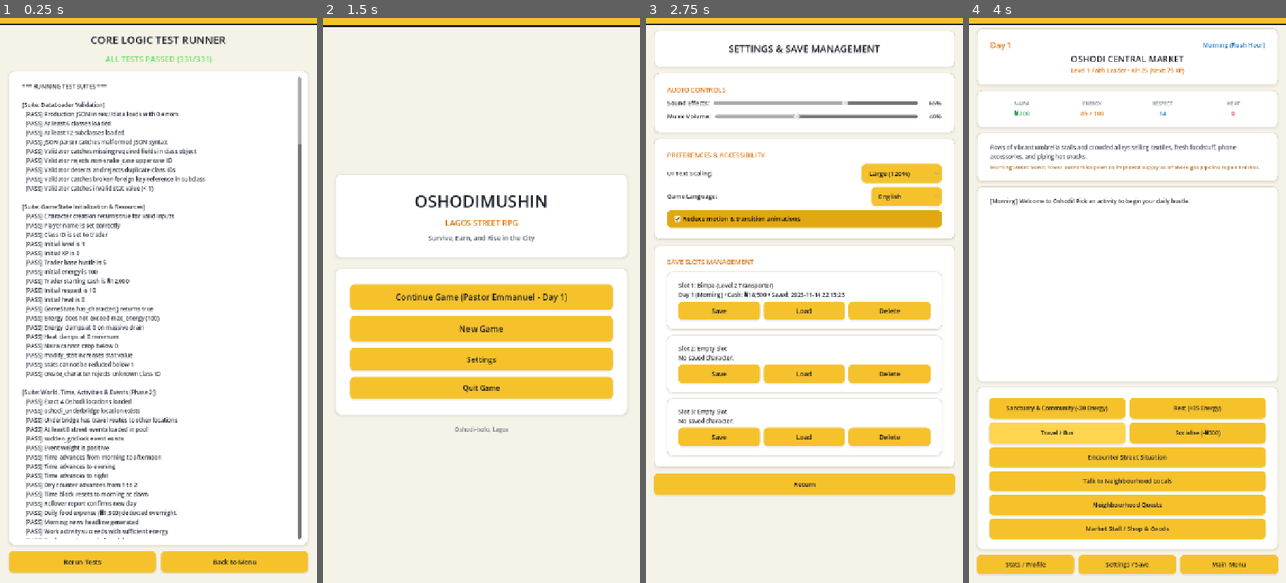
Above: before the commit, frames 1-4 (left to right).
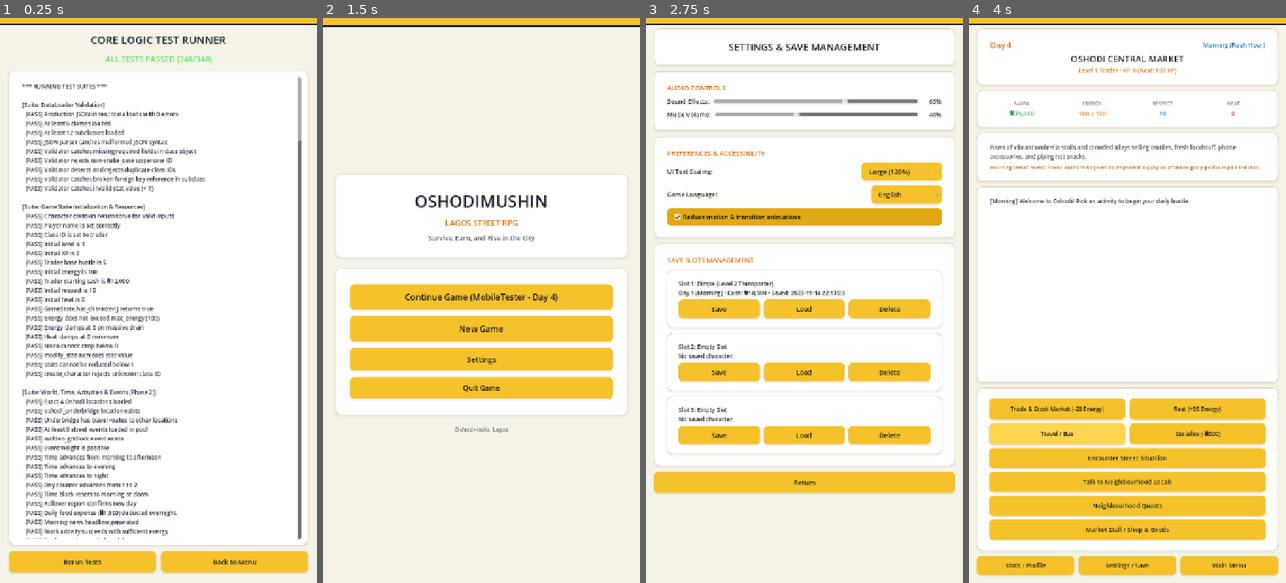
Above: after the commit, the same moments.

Repository: kidkingstrange/oshodi
Game: Godot game, scene res://tests/test_runner.tscn
Same seed, same stepped clock (60 frames per second), same inputs: the game is played once before the commit and once after it. This scene is started directly instead of the project's main scene.
Inputs:
- Up to frame 1 (0.25 s): no input
- Up to frame 2 (1.5 s): click "Rerun Tests" at 0.5 s; click "Back to Menu" at 1.25 s
- Up to frame 3 (2.75 s): click "Settings" at 2 s
- Up to frame 4 (4 s): click "Return" at 2.75 s; click "Travel / Bus" at 3.5 s

The runs differ from the first frame. In frame 1, less than 0.1% of the frame differs, in the area x 58-96%, y 6-23%; in frame 2, 0.5%; in frame 3, 12%, in the area x 2-98%, y 1-85%; in frame 4, 5.3%.
Error before the commit: Invalid access to property or key 'theme_override_colors' on a base object of type 'Label'. (res://scripts/ui/settings_screen.gd:134)
Error after the commit: Invalid access to property or key 'theme_override_colors' on a base object of type 'Label'. (res://scripts/ui/settings_screen.gd:137)

Commit message:
phase8: implement Android mobile platform support, safe area handling, back navigation, export presets, and 348 passing tests

Diff:
--- a/project.godot
+++ b/project.godot
@@ -29,6 +29,7 @@
 SoundManager="*res://scripts/autoload/sound_manager.gd"
 EventBus="*res://scripts/autoload/event_bus.gd"
 Monetization="*res://scripts/autoload/monetization.gd"
+MobileManager="*res://scripts/autoload/mobile_manager.gd"
 
 [display]
 
@@ -44,6 +45,11 @@
 
 theme/custom="res://assets/themes/vibrant_theme.tres"
 
+[input_devices]
+
+pointing/emulate_touch_from_mouse=true
+pointing/emulate_mouse_from_touch=true
+
 [rendering]
 
 renderer/rendering_method="gl_compatibility"
--- /dev/null
+++ b/scripts/autoload/mobile_manager.gd
@@ -0,0 +1,135 @@
+extends Node
+
+## MobileManager
+## Autoload singleton managing Android mobile platform features:
+## - Hardware/gesture Back button navigation and modal dismissal.
+## - App lifecycle (backgrounding, pause/resume, autosave on pause).
+## - Safe-area margins for notch cutouts and gesture pill navigation.
+## - Responsive touch target validation.
+
+signal back_pressed()
+signal safe_area_changed(margins: Dictionary)
+
+## Stack of active overlay modals or dialogs (topmost receives back first).
+var _modal_stack: Array[Node] = []
+
+func _ready() -> void:
+	process_mode = Node.PROCESS_MODE_ALWAYS
+
+func _notification(what: int) -> void:
+	match what:
+		NOTIFICATION_WM_GO_BACK_REQUEST:
+			handle_back_action()
+		NOTIFICATION_APPLICATION_PAUSED:
+			_on_application_paused()
+		NOTIFICATION_APPLICATION_RESUMED:
+			_on_application_resumed()
+		NOTIFICATION_WM_WINDOW_FOCUS_OUT:
+			_on_focus_lost()
+
+func _unhandled_input(event: InputEvent) -> void:
+	if event is InputEventKey and event.pressed and not event.echo:
+		if event.keycode == KEY_BACK:
+			handle_back_action()
+			get_viewport().set_input_as_handled()
+
+## Handles Android system back button or escape key.
+## First dismisses any open modal in the modal stack.
+## If no modal is open, delegates back to the active scene.
+func handle_back_action() -> void:
+	back_pressed.emit()
+
+	# 1. Check modal stack
+	while _modal_stack.size() > 0:
+		var top_modal = _modal_stack.pop_back()
+		if is_instance_valid(top_modal) and top_modal.visible:
+			if top_modal is AcceptDialog:
+				top_modal.hide()
+			elif top_modal.has_method("close"):
+				top_modal.call("close")
+			else:
+				top_modal.visible = false
+			return
+
+	# 2. Check current scene navigation
+	var current_scene = get_tree().current_scene
+	if not current_scene:
+		return
+
+	var scene_path = current_scene.scene_file_path
+	if scene_path.ends_with("main_menu.tscn"):
+		# On main menu, ask to confirm exit or minimize app
+		if OS.get_name() == "Android":
+			# On Android, allow OS to handle app exit/minimize
+			pass
+	elif scene_path.ends_with("hub_screen.tscn"):
+		# In hub screen, save and prompt or return to main menu
+		if current_scene.has_method("on_back_pressed"):
+			current_scene.call("on_back_pressed")
+		else:
+			SaveSystem.save_autosave()
+			get_tree().change_scene_to_file("res://scenes/main_menu.tscn")
+	elif scene_path.ends_with("character_creation.tscn") or scene_path.ends_with("settings_screen.tscn"):
+		# Secondary screens return cleanly to main menu
+		get_tree().change_scene_to_file("res://scenes/main_menu.tscn")
+	elif scene_path.ends_with("style_guide.tscn"):
+		get_tree().change_scene_to_file("res://scenes/main_menu.tscn")
+
+## Registers a modal dialog to receive priority dismissal on Back press.
+func push_modal(modal_node: Node) -> void:
+	if is_instance_valid(modal_node) and not _modal_stack.has(modal_node):
+		_modal_stack.append(modal_node)
+
+## Removes a modal dialog from the back stack when closed normally.
+func pop_modal(modal_node: Node) -> void:
+	_modal_stack.erase(modal_node)
+
+## Returns safe area margins (top, bottom, left, right) in design pixels.
+## Adapts for display cutouts (camera notches) and gesture navigation pills.
+func get_safe_area_margins() -> Dictionary:
+	var screen_rect = DisplayServer.get_display_safe_area()
+	var screen_size = DisplayServer.screen_get_size()
+
+	if screen_size.x <= 0 or screen_size.y <= 0:
+		# Fallback standard margins for desktop testing
+		return {"top": 0, "bottom": 0, "left": 0, "right": 0}
+
+	var window_size = get_viewport().get_visible_rect().size
+	var scale_x = window_size.x / float(screen_size.x)
+	var scale_y = window_size.y / float(screen_size.y)
+
+	var top = int(screen_rect.position.y * scale_y)
+	var bottom = int((screen_size.y - (screen_rect.position.y + screen_rect.size.y)) * scale_y)
+	var left = int(screen_rect.position.x * scale_x)
+	var right = int((screen_size.x - (screen_rect.position.x + screen_rect.size.x)) * scale_x)
+
+	return {
+		"top": maxi(0, top),
+		"bottom": maxi(0, bottom),
+		"left": maxi(0, left),
+		"right": maxi(0, right)
+	}
+
+## Applies safe-area padding automatically to a MarginContainer root.
+func apply_safe_area_to_margin(margin_container: MarginContainer, base_top: int = 16, base_bottom: int = 16) -> void:
+	if not is_instance_valid(margin_container):
+		return
+	var safe = get_safe_area_margins()
+	margin_container.add_theme_constant_override("margin_top", base_top + safe.top)
+	margin_container.add_theme_constant_override("margin_bottom", base_bottom + safe.bottom)
+	if safe.left > 0:
+		margin_container.add_theme_constant_override("margin_left", safe.left)
+	if safe.right > 0:
+		margin_container.add_theme_constant_override("margin_right", safe.right)
+
+func _on_application_paused() -> void:
+	# Trigger seamless autosave on app backgrounding
+	if GameState.has_character():
+		SaveSystem.save_autosave()
+
+func _on_application_resumed() -> void:
+	pass
+
+func _on_focus_lost() -> void:
+	if GameState.has_character():
+		SaveSystem.save_autosave()
--- a/scripts/autoload/save_system.gd
+++ b/scripts/autoload/save_system.gd
@@ -121,6 +121,30 @@
 func has_autosave() -> bool:
 	return FileAccess.file_exists(_get_autosave_path())
 
+## Returns metadata preview for the autosave file
+func get_autosave_metadata() -> Dictionary:
+	var path = _get_autosave_path()
+	if not FileAccess.file_exists(path):
+		return { "is_empty": true }
+
+	var raw = _read_json_file(path)
+	if raw.is_empty():
+		return { "is_empty": true, "corrupted": true }
+
+	var state_data = raw.get("game_state", {})
+	return {
+		"is_empty": false,
+		"player_name": state_data.get("player_name", "Unknown"),
+		"class_id": state_data.get("class_id", "trader"),
+		"subclass_id": state_data.get("subclass_id", ""),
+		"level": int(state_data.get("level", 1)),
+		"day": int(state_data.get("day", 1)),
+		"time_block": state_data.get("time_block", "morning"),
+		"naira": int(state_data.get("resources", {}).get("naira", 0)),
+		"timestamp": raw.get("timestamp", ""),
+		"save_version": int(raw.get("save_version", 1))
+	}
+
 ## Migrates old save versions forward to CURRENT_SAVE_VERSION
 func migrate_save(data: Dictionary) -> Dictionary:
 	var ver = int(data.get("save_version", 1))
--- a/scripts/ui/hub_screen.gd
+++ b/scripts/ui/hub_screen.gd
@@ -71,6 +71,9 @@
 	if npc_dialog:
 		npc_dialog.confirmed.connect(_on_npc_dialog_confirmed)
 
+	if has_node("MarginContainer"):
+		MobileManager.apply_safe_area_to_margin($MarginContainer, 24, 18)
+
 	GameState.resources_changed.connect(_on_resources_changed)
 	GameState.time_advanced.connect(_on_time_advanced)
 
@@ -189,6 +192,7 @@
 
 	travel_options_list.select(0)
 	travel_dialog.popup_centered()
+	MobileManager.push_modal(travel_dialog)
 
 func _on_travel_confirmed() -> void:
 	var selected_items = travel_options_list.get_selected_items()
@@ -227,6 +231,7 @@
 
 		morning_dialog.dialog_text = summary
 		morning_dialog.popup_centered()
+		MobileManager.push_modal(morning_dialog)
 		return
 
 	# Check for triggered random event
@@ -241,6 +246,7 @@
 		event_dialog.title = "Street Event: " + ev.get("title", "Notice")
 		event_dialog.dialog_text = "%s\n\nOutcome: %s" % [ev.get("description", ""), ev_msg]
 		event_dialog.popup_centered()
+		MobileManager.push_modal(event_dialog)
 	else:
 		# If no daily event occurred, 25% chance of encountering an active street situation
 		var sit_check = ActivityManager.maybe_trigger_situation(0.25)
@@ -278,7 +284,11 @@
 
 func _on_menu_pressed() -> void:
 	SoundManager.play_click()
+	SaveSystem.save_autosave()
 	get_tree().change_scene_to_file("res://scenes/main_menu.tscn")
+
+func on_back_pressed() -> void:
+	_on_menu_pressed()
 
 func _on_quest_pressed() -> void:
 	SoundManager.play_click()
@@ -305,6 +315,7 @@
 			npc_list.add_item(label)
 		if npc_dialog:
 			npc_dialog.popup_centered()
+			MobileManager.push_modal(npc_dialog)
 
 func _on_npc_dialog_confirmed() -> void:
 	var selected = npc_list.get_selected_items()
@@ -333,3 +344,4 @@
 	event_dialog.title = "Action Notice"
 	event_dialog.dialog_text = msg
 	event_dialog.popup_centered()
+	MobileManager.push_modal(event_dialog)
--- a/scripts/ui/main_menu.gd
+++ b/scripts/ui/main_menu.gd
@@ -19,6 +19,9 @@
 		settings_button.pressed.connect(_on_settings_pressed)
 	if quit_button:
 		quit_button.pressed.connect(_on_quit_pressed)
+
+	if has_node("MarginContainer"):
+		MobileManager.apply_safe_area_to_margin($MarginContainer, 64, 48)
 
 	_update_menu_state()
 
--- a/scripts/ui/settings_screen.gd
+++ b/scripts/ui/settings_screen.gd
@@ -46,6 +46,9 @@
 
 	back_button.pressed.connect(_on_back_pressed)
 	confirm_dialog.confirmed.connect(_on_confirm_dialog_confirmed)
+
+	if has_node("MarginContainer"):
+		MobileManager.apply_safe_area_to_margin($MarginContainer, 24, 24)
 
 	_wire_slot_buttons(1, slot1_save_btn, slot1_load_btn, slot1_del_btn)
 	_wire_slot_buttons(2, slot2_save_btn, slot2_load_btn, slot2_del_btn)
@@ -162,6 +165,7 @@
 
 	confirm_dialog.dialog_text = "Load save from Slot %d? Any unsaved progress in your current session will be lost." % slot
 	confirm_dialog.popup_centered()
+	MobileManager.push_modal(confirm_dialog)
 
 func _on_del_slot_pressed(slot: int) -> void:
 	pending_action = func():
@@ -171,6 +175,7 @@
 
 	confirm_dialog.dialog_text = "Are you sure you want to permanently delete Slot %d save?" % slot
 	confirm_dialog.popup_centered()
+	MobileManager.push_modal(confirm_dialog)
 
 func _on_confirm_dialog_confirmed() -> void:
 	if pending_action.is_valid():
@@ -179,6 +184,7 @@
 func _show_notice(msg: String) -> void:
 	notice_dialog.dialog_text = msg
 	notice_dialog.popup_centered()
+	MobileManager.push_modal(notice_dialog)
 
 func _on_back_pressed() -> void:
 	if GameState.has_character():
--- /dev/null
+++ b/tests/test_mobile_lifecycle.gd
@@ -0,0 +1,131 @@
+class_name TestMobileLifecycle
+extends RefCounted
+
+## Unit tests for Phase 8: Mobile Platform, Lifecycle & Back Navigation
+
+var passed_count: int = 0
+var failed_count: int = 0
+var messages: Array[String] = []
+
+func run_all() -> bool:
+	passed_count = 0
+	failed_count = 0
+	messages.clear()
+
+	test_mobile_manager_autoload()
+	test_modal_stack_push_pop()
+	test_safe_area_margins()
+	test_safe_area_margin_container_application()
+	test_back_action_dismisses_modal()
+	test_application_pause_autosave()
+	test_export_presets_configuration()
+	test_touch_emulation_configured()
+
+	return failed_count == 0
+
+func _assert_true(cond: bool, msg: String) -> void:
+	if cond:
+		passed_count += 1
+		messages.append("  [PASS] " + msg)
+	else:
+		failed_count += 1
+		messages.append("  [FAIL] " + msg)
+
+func test_mobile_manager_autoload() -> void:
+	var tree = Engine.get_main_loop() as SceneTree
+	var mm = tree.root.get_node_or_null("MobileManager")
+	_assert_true(mm != null, "MobileManager autoload singleton is registered and active")
+
+func test_modal_stack_push_pop() -> void:
+	var tree = Engine.get_main_loop() as SceneTree
+	var mm = tree.root.get_node_or_null("MobileManager")
+	if not mm:
+		_assert_true(false, "MobileManager not found")
+		return
+
+	var dummy_modal = Control.new()
+	mm.push_modal(dummy_modal)
+	_assert_true(mm._modal_stack.has(dummy_modal), "Dummy modal registered in modal stack")
+
+	mm.pop_modal(dummy_modal)
+	_assert_true(not mm._modal_stack.has(dummy_modal), "Dummy modal popped cleanly from modal stack")
+	dummy_modal.free()
+
+func test_safe_area_margins() -> void:
+	var tree = Engine.get_main_loop() as SceneTree
+	var mm = tree.root.get_node_or_null("MobileManager")
+	if not mm:
+		_assert_true(false, "MobileManager not found")
+		return
+
+	var margins = mm.get_safe_area_margins()
+	_assert_true(margins.has("top") and margins.has("bottom"), "Safe area margins contain top and bottom fields")
+	_assert_true(margins.top >= 0 and margins.bottom >= 0, "Top (%d) and bottom (%d) margins are non-negative" % [margins.top, margins.bottom])
+
+func test_safe_area_margin_container_application() -> void:
+	var tree = Engine.get_main_loop() as SceneTree
+	var mm = tree.root.get_node_or_null("MobileManager")
+	if not mm:
+		_assert_true(false, "MobileManager not found")
+		return
+
+	var mc = MarginContainer.new()
+	mm.apply_safe_area_to_margin(mc, 20, 20)
+
+	var top_val = mc.get_theme_constant("margin_top")
+	var bottom_val = mc.get_theme_constant("margin_bottom")
+	_assert_true(top_val >= 20, "Applied top margin is at least base value (%d >= 20)" % top_val)
+	_assert_true(bottom_val >= 20, "Applied bottom margin is at least base value (%d >= 20)" % bottom_val)
+	mc.queue_free()
+
+func test_back_action_dismisses_modal() -> void:
+	var tree = Engine.get_main_loop() as SceneTree
+	var mm = tree.root.get_node_or_null("MobileManager")
+	if not mm:
+		_assert_true(false, "MobileManager not found")
+		return
+
+	var dummy = Control.new()
+	dummy.visible = true
+	mm.push_modal(dummy)
+
+	mm.handle_back_action()
+	_assert_true(not dummy.visible, "Back action closed the topmost open modal")
+	dummy.free()
+
+func test_application_pause_autosave() -> void:
+	GameState.create_character("MobileTester", "trader")
+	GameState.day = 4
+	GameState.resources.naira = 75000
+
+	var tree = Engine.get_main_loop() as SceneTree
+	var mm = tree.root.get_node_or_null("MobileManager")
+	if not mm:
+		_assert_true(false, "MobileManager not found")
+		return
+
+	# Simulate app backgrounding notification
+	mm._notification(Node.NOTIFICATION_APPLICATION_PAUSED)
+
+	_assert_true(SaveSystem.has_autosave(), "Autosave file created on app pause")
+	var meta = SaveSystem.get_autosave_metadata()
+	_assert_true(meta.get("player_name", "") == "MobileTester", "Autosave preserved character data on pause")
+
+func test_export_presets_configuration() -> void:
+	_assert_true(FileAccess.file_exists("res://export_presets.cfg"), "res://export_presets.cfg exists")
+	var file = FileAccess.open("res://export_presets.cfg", FileAccess.READ)
+	if file:
+		var content = file.get_as_text()
+		file.close()
+		_assert_true("platform=\"Android\"" in content, "Preset targets Android platform")
+		_assert_true("package/unique_name=\"com.danfostudios.oshodimushin\"" in content, "Package name matches standard convention")
+		_assert_true("gradle_build/min_sdk=\"24\"" in content, "Min SDK is set to 24 (Android 7.0+)")
+		_assert_true("gradle_build/target_sdk=\"34\"" in content, "Target SDK is set to 34 (Play Store requirement)")
+	else:
+		_assert_true(false, "Failed to read export_presets.cfg")
+
+func test_touch_emulation_configured() -> void:
+	var touch_from_mouse = ProjectSettings.get_setting("input_devices/pointing/emulate_touch_from_mouse", false)
+	var mouse_from_touch = ProjectSettings.get_setting("input_devices/pointing/emulate_mouse_from_touch", false)
+	_assert_true(touch_from_mouse, "Touch from mouse emulation is enabled for responsive mobile gestures")
+	_assert_true(mouse_from_touch, "Mouse from touch emulation is enabled for UI controls")
--- a/tests/test_runner.gd
+++ b/tests/test_runner.gd
@@ -14,6 +14,7 @@
 const TestWorkingClassMechanic = preload("res://tests/test_workingclass_mechanic.gd")
 const TestRoadOfficialMechanic = preload("res://tests/test_roadofficial_mechanic.gd")
 const TestFaithLeaderMechanic = preload("res://tests/test_faithleader_mechanic.gd")
+const TestMobileLifecycle = preload("res://tests/test_mobile_lifecycle.gd")
 
 @onready var output_label: Label = %OutputLabel
 @onready var summary_label: Label = %SummaryLabel
@@ -125,6 +126,15 @@
 	for msg in fl_test.messages:
 		all_messages.append(msg)
 
+	# Suite 12: Mobile Platform, Lifecycle & Back Navigation (Phase 8)
+	all_messages.append("\n[Suite: Mobile Platform, Lifecycle & Back Navigation (Phase 8)]")
+	var ml_test = TestMobileLifecycle.new()
+	ml_test.run_all()
+	total_passed += ml_test.passed_count
+	total_failed += ml_test.failed_count
+	for msg in ml_test.messages:
+		all_messages.append(msg)
+
 	# Summary
 	all_messages.append("\n===========================")
 	var summary_text = "Results: %d Passed, %d Failed" % [total_passed, total_failed]
Not shown, added: export_presets.cfg
Not shown, added: scripts/autoload/mobile_manager.gd.uid
Not shown, added: tests/test_mobile_lifecycle.gd.uid
Not shown, changed: tests/test_results.txt
